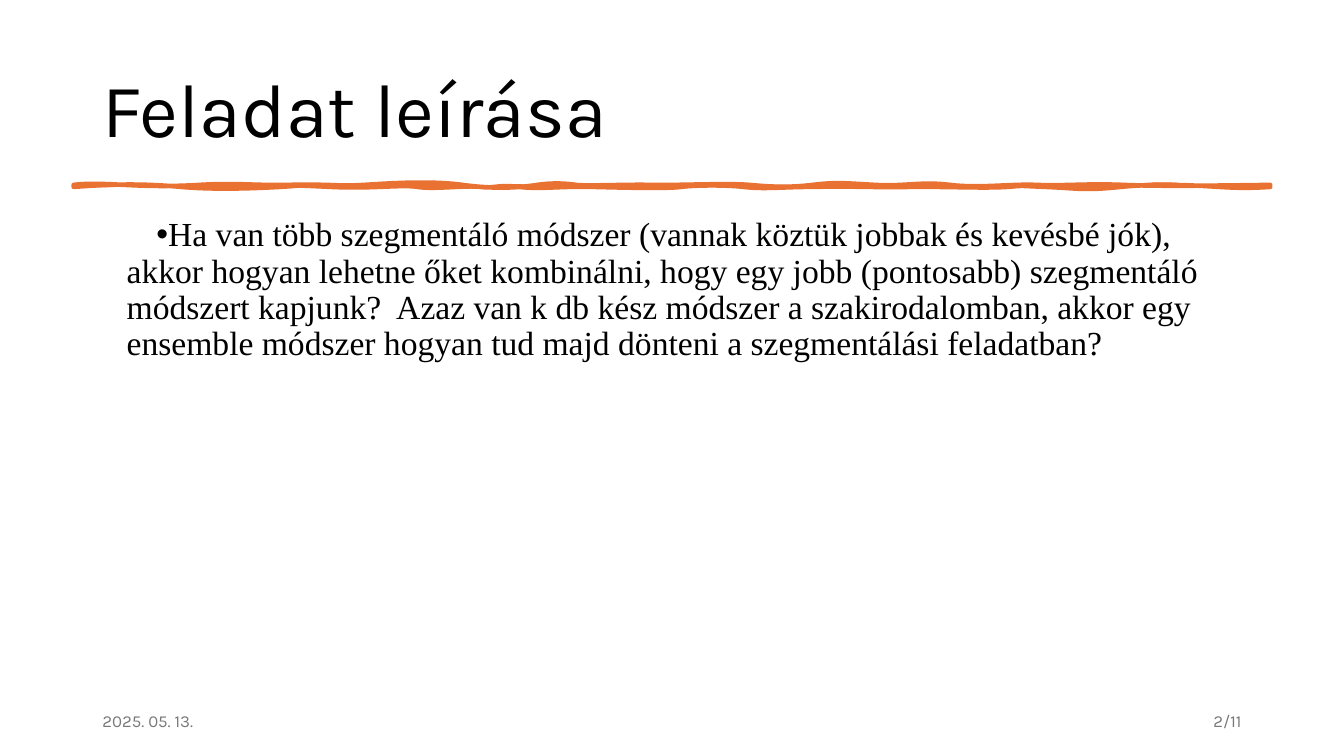
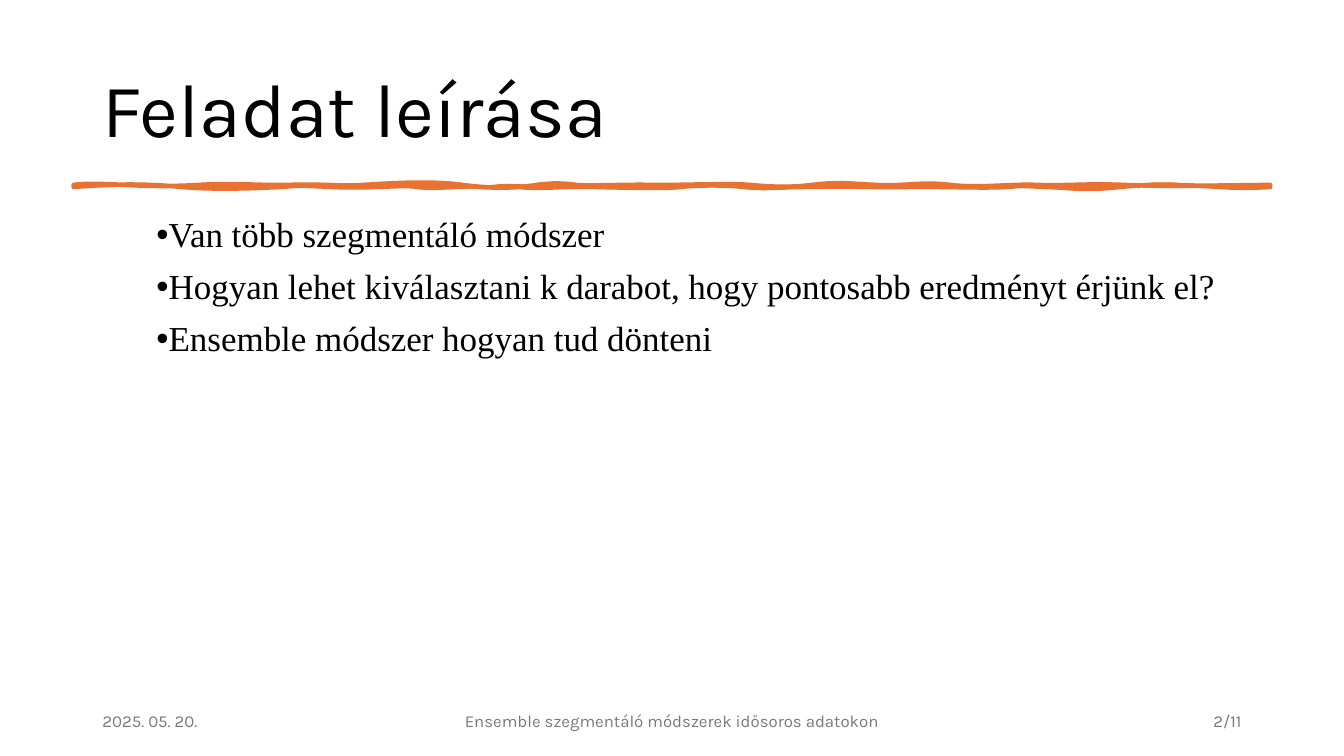
Before and after one commit to czotterbenedek/time-series-ensemble-segmentation, a slide deck: slide 2 of bemutato.pptx. Drawn at 1344x756 pixels with LibreOffice and Linux fonts; fonts in the diff are those of the drawing. Boxes give left, top, right and bottom in pixels: in the first picture for what was removed or moved away, otherwise in the second. Text is boxed around its words. In the diff, an @@ line names an element or a change of style, - is before the commit and + after.

```diff
--- a/bemutato.pptx
+++ b/bemutato.pptx
@@ text at (x1=169, y1=222, x2=1215, y2=358): text changed; size 24 to 25 pt @@
-• Ha van több szegmentáló módszer (vannak köztük jobbak és kevésbé jók), akkor hogyan lehetne őket kombinálni, hogy egy jobb (pontosabb) szegmentáló módszert kapjunk? Azaz van k db kész módszer a szakirodalomban, akkor egy ensemble módszer hogyan tud majd dönteni a szegmentálási feladatban?
+• Van több szegmentáló módszer
+• Hogyan lehet kiválasztani k darabot, hogy pontosabb eredményt érjünk el?
+• Ensemble módszer hogyan tud dönteni
@@ text at (x1=102, y1=716, x2=198, y2=727): text changed @@
-2025. 05. 13.
+2025. 05. 20.
@@ text added at (x1=465, y1=714, x2=879, y2=731), 12 pt, text #797979 @@
+Ensemble szegmentáló módszerek idősoros adatokon
```
Also in this commit, not shown: 10 other slides changed, 1 other file.
